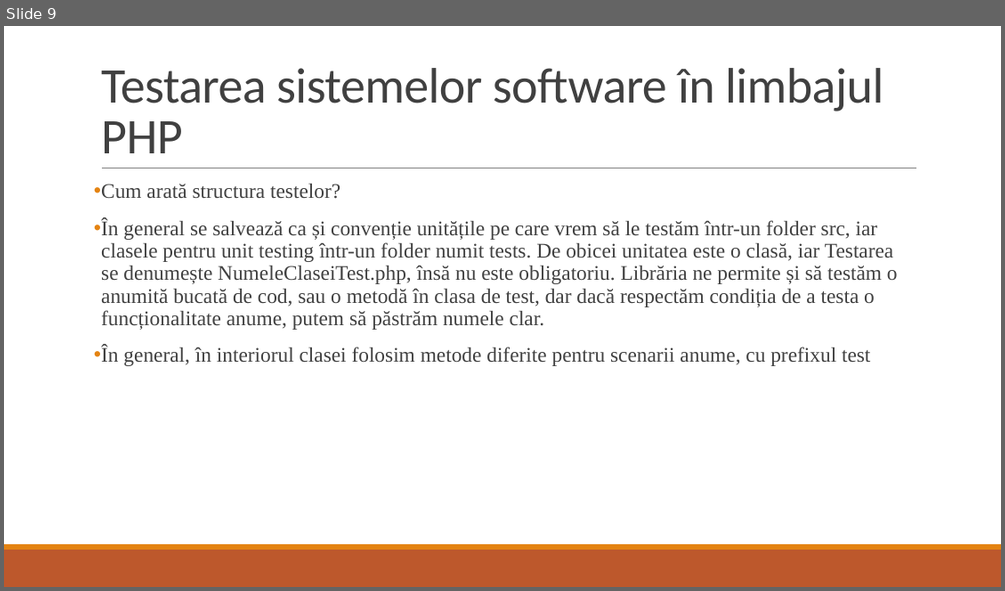
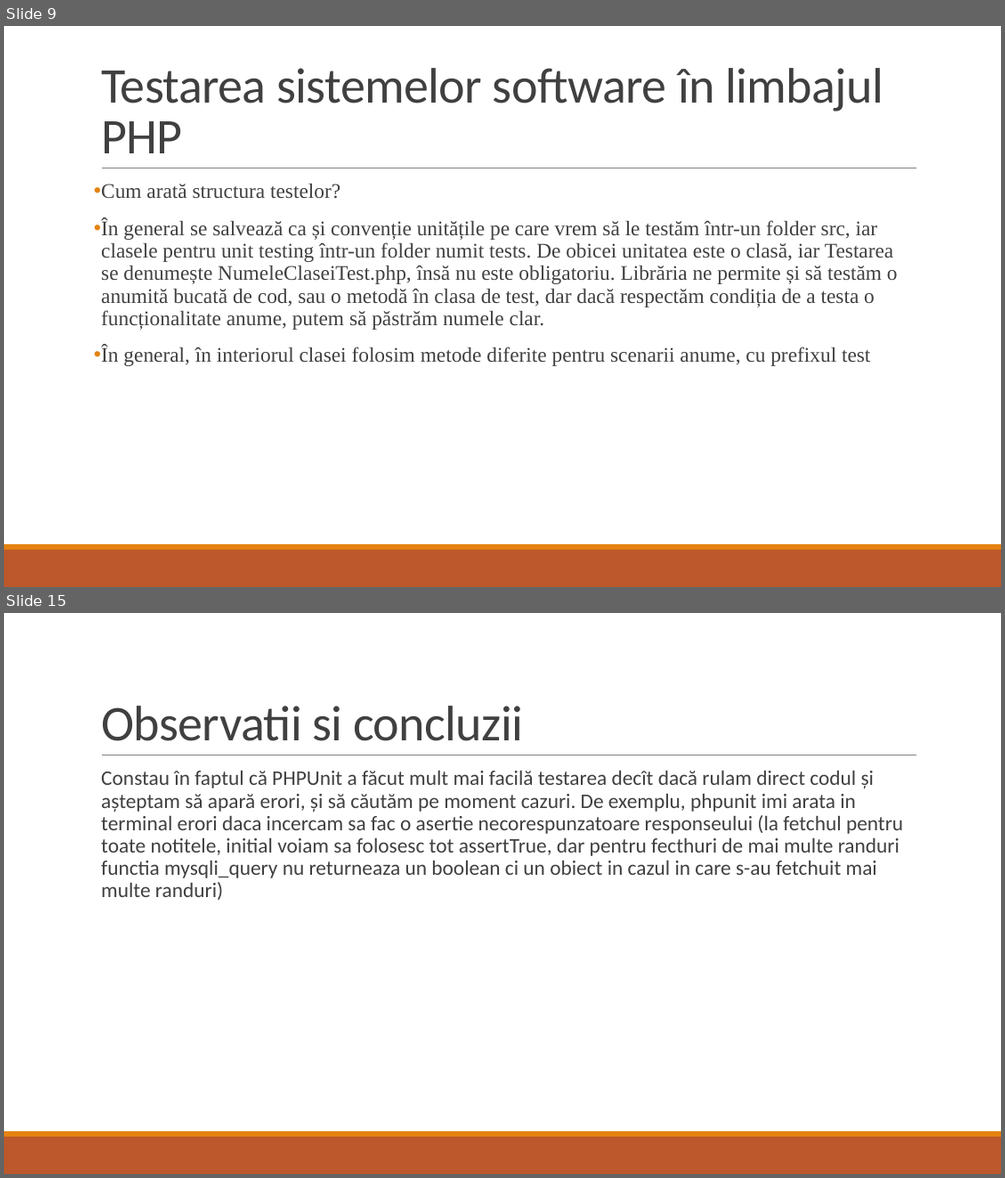
Before and after one commit to vladth01/Tema_5_TSS_Gavrila_Vlad-Theodor_si_Dorian_Istrate, a slide deck: Tema 5.pptx. Shown one above the other, each under a label of ours: slide 9 before the commit, slides 9 and 15 after it; the slides between them are not shown. The pictures are 1005x591 and 1005x1178 pixels, drawn with LibreOffice and Linux fonts; fonts in the diff are those of the drawing. Boxes give left, top, right and bottom in pixels: in the first picture for what was removed or moved away, otherwise in the second. Text is boxed around its words. In the diff, an @@ line names an element or a change of style, - is before the commit and + after.

```diff
--- a/Tema 5.pptx
+++ b/Tema 5.pptx
@@ slide 15 added at (4,613,1001,1174), background #FFFFFF; not listed: 3 template elements that a slide beside it also shows @@
@@ title added at (101,706,523,741), 48 pt, text #404040 @@
+Observatii si concluzii
@@ text added at (101,771,903,900), 20 pt, text #404040 @@
+  Constau în faptul că PHPUnit a făcut mult mai facilă testarea decît dacă rulam direct codul și așteptam să apară erori, și să căutăm pe moment cazuri. De exemplu, phpunit imi arata in terminal erori daca incercam sa fac o asertie necorespunzatoare responseului (la fetchul pentru toate notitele, initial voiam sa folosesc tot assertTrue, dar pentru fecthuri de mai multe randuri functia mysqli_query nu returneaza un boolean ci un obiect in cazul in care s-au fetchuit mai multe randuri)
```
Also in this commit, not shown: 5 other slides added, 4 other files.
